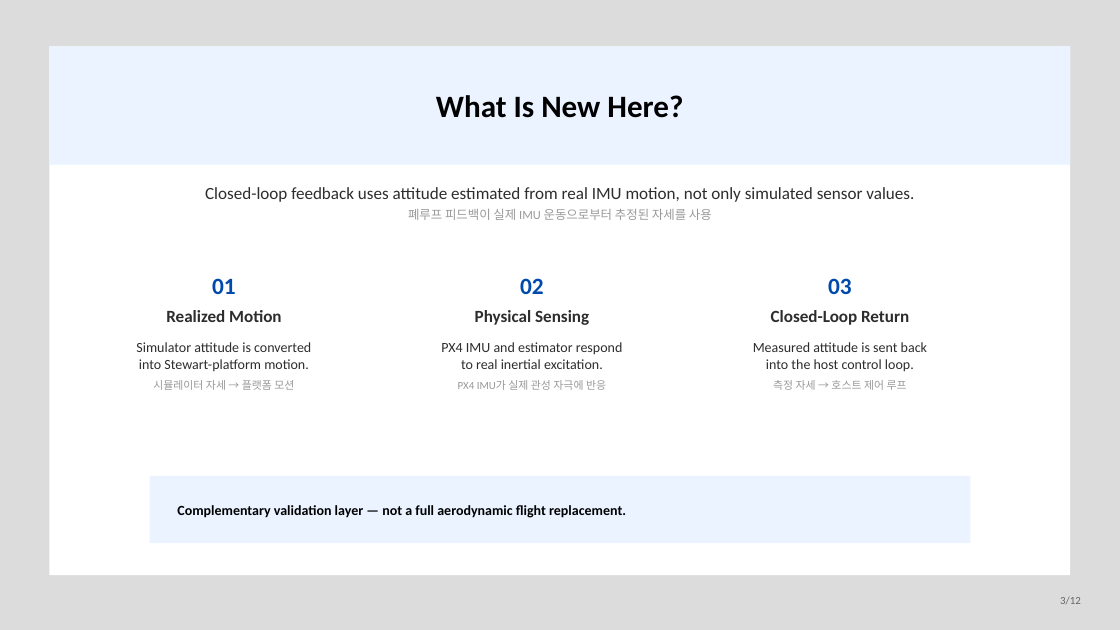
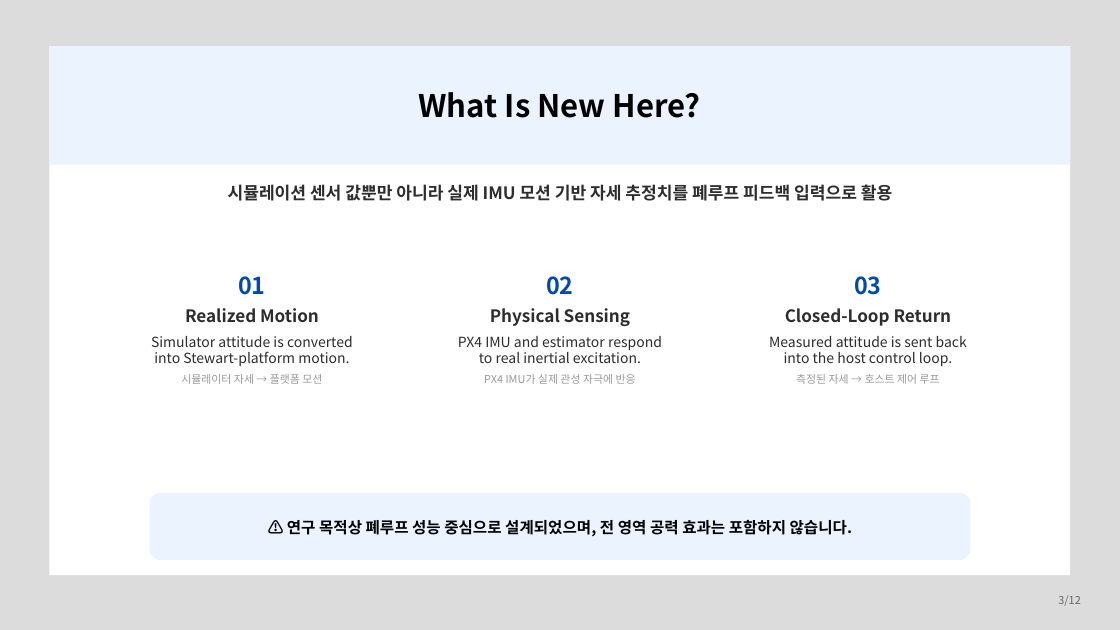
Before and after one commit to banana99ou/Stewart-Platform, a slide deck: slide 3 of presentation/KSAS_Spring2026_Presentation.pptx. Drawn at 1120x630 pixels with LibreOffice and Linux fonts; fonts in the diff are those of the drawing. Boxes give left, top, right and bottom in pixels: in the first picture for what was removed or moved away, otherwise in the second. Text is boxed around its words. In the diff, an @@ line names an element or a change of style, - is before the commit and + after.

```diff
--- a/presentation/KSAS_Spring2026_Presentation.pptx
+++ b/presentation/KSAS_Spring2026_Presentation.pptx
@@ text at [228,184,892,201]: text changed; font Calibri to Noto Sans CJK KR; bold on @@
-Closed-loop feedback uses attitude estimated from real IMU motion, not only simulated sensor values.
-폐루프 피드백이 실제 IMU 운동으로부터 추정된 자세를 사용
+시뮬레이션 센서 값뿐만 아니라 실제 IMU 모션 기반 자세 추정치를 폐루프 피드백 입력으로 활용
@@ 6 texts: place and size @@
-6 texts at [166,278,909,325]
+6 texts at [185,276,952,326]
@@ font Calibri to Noto Sans CJK KR in 10 elements at [419,92,701,118], [1058,596,1080,606], [238,276,266,295], [185,308,319,322], [546,276,574,295], [490,308,630,326], [854,276,882,295], [785,308,952,326], [151,336,353,384], [458,336,662,384] @@
@@ 3 texts: place and size @@
-3 texts at [136,342,927,390]
+3 texts at [151,336,967,384]
@@ text at [769,336,967,367]: font Calibri to Noto Sans CJK KR in "Measured attitude is sent back into the ..." @@
@@ text at [796,374,940,384]: text changed; font Calibri to Noto Sans CJK KR @@
-측정 자세 → 호스트 제어 루프
+측정된 자세 → 호스트 제어 루프
@@ rounded rectangle: place and size @@
-rounded rectangle at [150,476,970,543]
+rounded rectangle at [150,493,970,560]
@@ rounded rectangle at [150,493,970,560]: rectangle to rounded rectangle @@
@@ text at [287,520,853,536]: text changed; size 18 to 20 pt; font Calibri to Noto Sans CJK KR @@
-Complementary validation layer — not a full aerodynamic flight replacement.
+⚠️ 연구 목적상 폐루프 성능 중심으로 설계되었으며, 전 영역 공력 효과는 포함하지 않습니다.
```
Also in this commit, not shown: 11 other slides changed, 7 other files.
